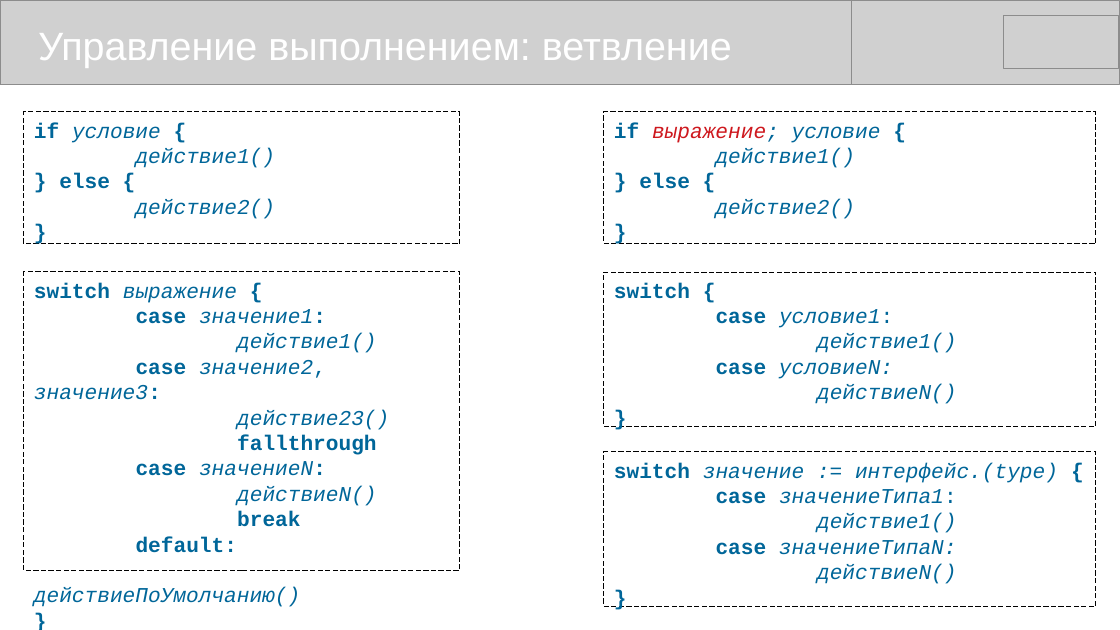
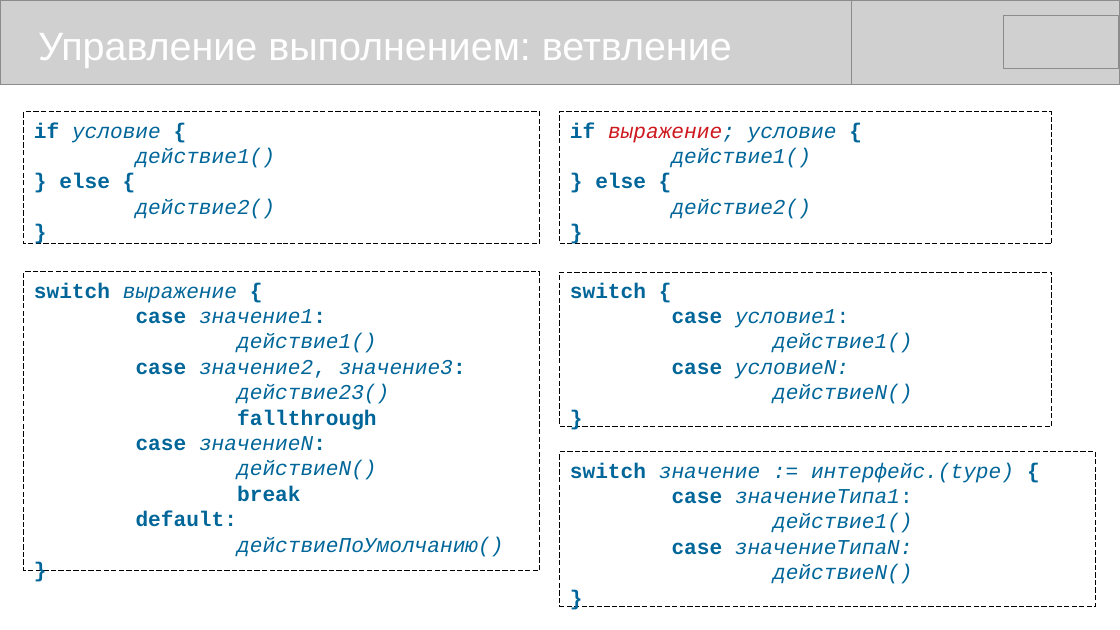
Before and after one commit to mike-shock/Go_language, a slide deck: slide 12 of Go_Preview.odp. Drawn at 1120x630 pixels with LibreOffice and Linux fonts; fonts in the diff are those of the drawing; grey boxes stand for pictures. Boxes give left, top, right and bottom in pixels: in the first picture for what was removed or moved away, otherwise in the second. Text is boxed around its words. In the diff, an @@ line names an element or a change of style, - is before the commit and + after.

```diff
--- a/Go_Preview.odp
+++ b/Go_Preview.odp
@@ rectangle "if условие {": place and size @@
-rectangle "if условие {" at box(24, 112, 460, 244)
+rectangle "if условие {" at box(24, 112, 541, 244)
@@ rectangle "if выражение; условие {": place and size @@
-rectangle "if выражение; условие {" at box(604, 112, 1096, 244)
+rectangle "if выражение; условие {" at box(560, 112, 1052, 244)
@@ rectangle "switch выражение {": place and size @@
-rectangle "switch выражение {" at box(24, 272, 460, 571)
+rectangle "switch выражение {" at box(24, 272, 541, 571)
@@ rectangle "switch {": place and size @@
-rectangle "switch {" at box(604, 272, 1096, 427)
+rectangle "switch {" at box(560, 272, 1052, 427)
@@ rectangle "switch значение := интерфейс.(type) {": place and size @@
-rectangle "switch значение := интерфейс.(type) {" at box(604, 452, 1096, 607)
+rectangle "switch значение := интерфейс.(type) {" at box(560, 452, 1097, 607)
```
Also in this commit, not shown: 10 other slides changed, 5 slides removed, 1 other file.
